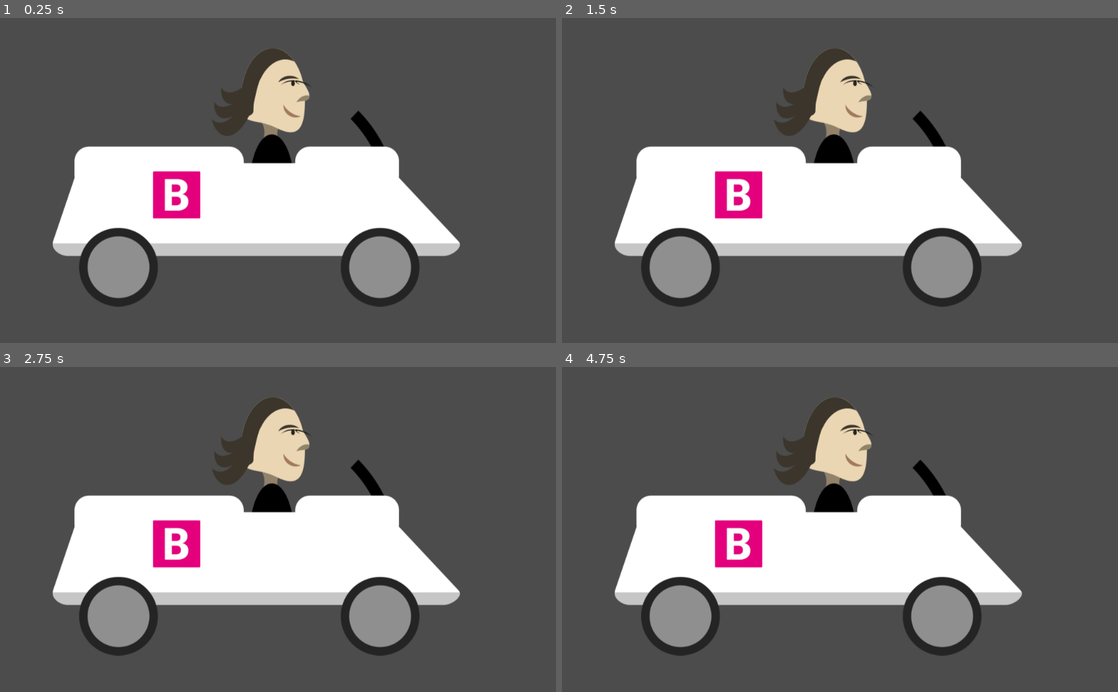
Above: before the commit, frames 1-4 (two rows, left to right).
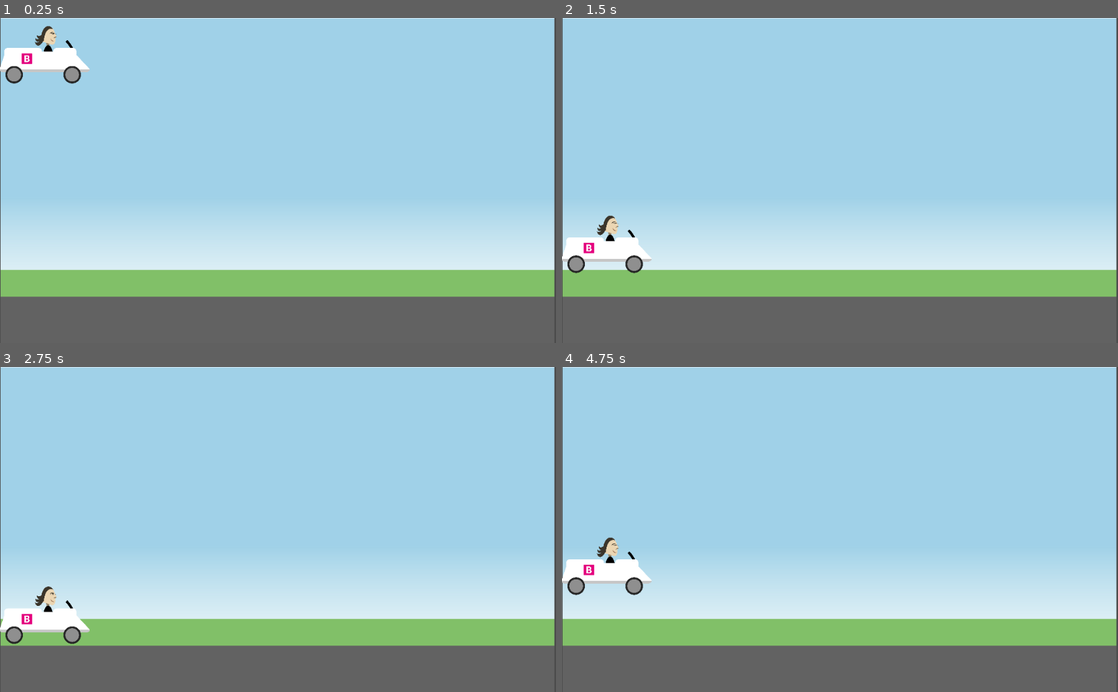
Above: after the commit, the same moments.

Repository: RadikalWiki/radikal-game
Game: Godot game, scene res://Scenes/scene.tscn
Two runs of this game, one before a commit and one after it. Both use one fixed random seed, a clock stepped at 60 frames per second and the inputs below. Before the commit the project starts from res://scene.tscn.
Inputs (mouse positions are in pixels of both pictures, inside the frame that each line leads up to):
- Up to frame 1 (0.25 s): no input
- Up to frame 2 (1.5 s): move the mouse to (962, 164) at 0.52 s; press the mouse at (962, 164) at 0.53 s; move the mouse to (728, 196) at 1.27 s; release the mouse at (728, 196) at 1.28 s; click (728, 196) at 1.35 s
- Up to frame 3 (2.75 s): click (166, 545) at 1.52 s; click (166, 545) at 1.82 s; tap Enter at 2 s; move the mouse to (333, 458) at 2.02 s; press the mouse at (333, 458) at 2.03 s
- Up to frame 4 (4.75 s): tap Space at 2.75, 4.25 s; move the mouse to (812, 594) at 2.77 s; release the mouse at (812, 594) at 2.78 s; click (812, 594) at 2.85 s; click (812, 594) at 3.02 s; click (812, 594) at 3.32 s; tap Enter at 3.5 s; move the mouse to (1006, 578) at 3.52 s; press the mouse at (1006, 578) at 3.53 s; move the mouse to (673, 480) at 4.27 s; release the mouse at (673, 480) at 4.28 s; click (673, 480) at 4.35 s; click (673, 480) at 4.52 s

The runs differ from the first frame. In frame 1, 86% of the frame differs, in the area x 0-100%, y 0-89%; in frame 2, 86%; in frame 3, 86%; in frame 4, 86%.

Commit message:
Add initial physics

Diff:
--- /dev/null
+++ b/Scenes/background.tscn
@@ -0,0 +1,28 @@
+[gd_scene load_steps=3 format=2]
+
+[ext_resource path="res://Assets/bg.png" type="Texture" id=1]
+
+[sub_resource type="RectangleShape2D" id=1]
+
+custom_solver_bias = 0.0
+extents = Vector2( 11.2738, 10 )
+
+[node name="background" type="KinematicBody2D"]
+
+position = Vector2( 32.133, 34.349 )
+input_pickable = false
+collision_layer = 1
+collision_mask = 1
+collision/safe_margin = 0.08
+
+[node name="Sprite" type="Sprite" parent="." index="0"]
+
+position = Vector2( 478.836, 266.418 )
+scale = Vector2( 3.13684, 0.301701 )
+texture = ExtResource( 1 )
+
+[node name="CollisionShape2D" type="CollisionShape2D" parent="." index="1"]
+
+position = Vector2( 483.211, 524.105 )
+scale = Vector2( 47.1531, 4.75391 )
+shape = SubResource( 1 )
--- /dev/null
+++ b/Scenes/player.tscn
@@ -0,0 +1,32 @@
+[gd_scene load_steps=4 format=2]
+
+[ext_resource path="res://Scripts/player.gd" type="Script" id=1]
+[ext_resource path="res://Assets/car.png" type="Texture" id=2]
+
+[sub_resource type="RectangleShape2D" id=1]
+
+custom_solver_bias = 0.0
+extents = Vector2( 83.6644, 52.4166 )
+
+[node name="player" type="KinematicBody2D"]
+
+position = Vector2( 82.305, 41.201 )
+input_pickable = false
+collision_layer = 1
+collision_mask = 1
+collision/safe_margin = 0.08
+script = ExtResource( 1 )
+_sections_unfolded = [ "Transform" ]
+
+[node name="Sprite" type="Sprite" parent="." index="0"]
+
+scale = Vector2( 0.221824, 0.221824 )
+texture = ExtResource( 2 )
+_sections_unfolded = [ "Transform" ]
+
+[node name="CollisionShape2D" type="CollisionShape2D" parent="." index="1"]
+
+visible = false
+position = Vector2( 0, 0.191608 )
+scale = Vector2( 1, 1.00346 )
+shape = SubResource( 1 )
--- /dev/null
+++ b/Scenes/scene.tscn
@@ -0,0 +1,12 @@
+[gd_scene load_steps=3 format=2]
+
+[ext_resource path="res://Scenes/background.tscn" type="PackedScene" id=1]
+[ext_resource path="res://Scenes/player.tscn" type="PackedScene" id=2]
+
+[node name="Node2D" type="Node2D" index="0"]
+
+[node name="background" parent="." index="0" instance=ExtResource( 1 )]
+
+[node name="player" parent="." index="1" instance=ExtResource( 2 )]
+
+_sections_unfolded = [ "Collision", "Pickable", "Transform" ]
--- /dev/null
+++ b/Scripts/player.gd
@@ -0,0 +1,42 @@
+extends KinematicBody2D
+
+const GRAVITY = 800.0 # pixels/second/second
+# Member variables
+
+# Angle in degrees towards either side that the player can consider "floor"
+const FLOOR_ANGLE_TOLERANCE = 40
+const JUMP_SPEED = 400
+const JUMP_MAX_AIRBORNE_TIME = 0.1
+
+var velocity = Vector2()
+var on_air_time = 100
+var jumping = false
+
+var prev_jump_pressed = false
+
+
+func _physics_process(delta):
+	var force = Vector2(0, GRAVITY)
+
+	var jump = Input.is_action_pressed("jump")
+
+	# Integrate forces to velocity
+	velocity += force * delta
+	# Integrate velocity into motion and move
+	velocity = move_and_slide(velocity, Vector2(0, -1))
+
+	if is_on_floor():
+		on_air_time = 0
+
+	if jumping and velocity.y > 0:
+		# If falling, no longer jumping
+		jumping = false
+
+	if on_air_time < JUMP_MAX_AIRBORNE_TIME and jump and not prev_jump_pressed and not jumping:
+		# Jump must also be allowed to happen if the character left the floor a little bit ago.
+		# Makes controls more snappy.
+		velocity.y = -JUMP_SPEED
+		jumping = true
+
+	on_air_time += delta
+	prev_jump_pressed = jump
--- a/player.gd
+++ /dev/null
@@ -1,15 +0,0 @@
-extends KinematicBody2D
-
-# class member variables go here, for example:
-# var a = 2
-# var b = "textvar"
-
-func _ready():
-	# Called when the node is added to the scene for the first time.
-	# Initialization here
-	pass
-
-func _process(delta):
-	# Called every frame. Delta is time since last frame.
-	# Update game logic here.
-	pass
--- a/project.godot
+++ b/project.godot
@@ -11,8 +11,18 @@
 [application]
 
 config/name="radikal-game"
-run/main_scene="res://scene.tscn"
+run/main_scene="res://Scenes/scene.tscn"
 config/icon="res://icon.png"
+
+[display]
+
+window/stretch/mode="viewport"
+window/stretch/aspect="keep"
+
+[input]
+
+jump=[ Object(InputEventMouseButton,"resource_local_to_scene":false,"resource_name":"","device":0,"alt":false,"shift":false,"control":false,"meta":false,"command":false,"button_mask":0,"position":Vector2( 0, 0 ),"global_position":Vector2( 0, 0 ),"factor":1.0,"button_index":1,"pressed":false,"doubleclick":false,"script":null)
+ ]
 
 [rendering]
 
--- a/scene.tscn
+++ /dev/null
@@ -1,29 +0,0 @@
-[gd_scene load_steps=4 format=2]
-
-[ext_resource path="res://player.gd" type="Script" id=1]
-[ext_resource path="res://Assets/car.png" type="Texture" id=2]
-
-[sub_resource type="RectangleShape2D" id=1]
-
-custom_solver_bias = 0.0
-extents = Vector2( 10, 10 )
-
-[node name="Node2D" type="Node2D" index="0"]
-
-[node name="player" type="KinematicBody2D" parent="." index="0"]
-
-input_pickable = false
-collision_layer = 1
-collision_mask = 1
-collision/safe_margin = 0.08
-script = ExtResource( 1 )
-
-[node name="CollisionShape2D" type="CollisionShape2D" parent="player" index="0"]
-
-position = Vector2( 55.867, 33.8142 )
-shape = SubResource( 1 )
-
-[node name="Sprite" type="Sprite" parent="player" index="1"]
-
-position = Vector2( 471.912, 294.118 )
-texture = ExtResource( 2 )
Not shown, added: Assets/battery-powerup.png.import
Not shown, added: Assets/bg.png.import
Not shown, added: Assets/border.png.import
Not shown, added: Assets/car-poster-ready.png.import
Not shown, added: Assets/car-poster-rect.png.import
Not shown, added: Assets/car-shadow.png.import
Not shown, added: Assets/christiansborg.png.import
Not shown, added: Assets/inkscape_sourcefile.svg.import
Not shown, added: Assets/mockup.png.import
Not shown, added: Assets/parallax-city.png.import
Not shown, added: Assets/parallax-house.png.import
Not shown, added: Assets/parallax-trees.png.import
(and 4 more such lines)
